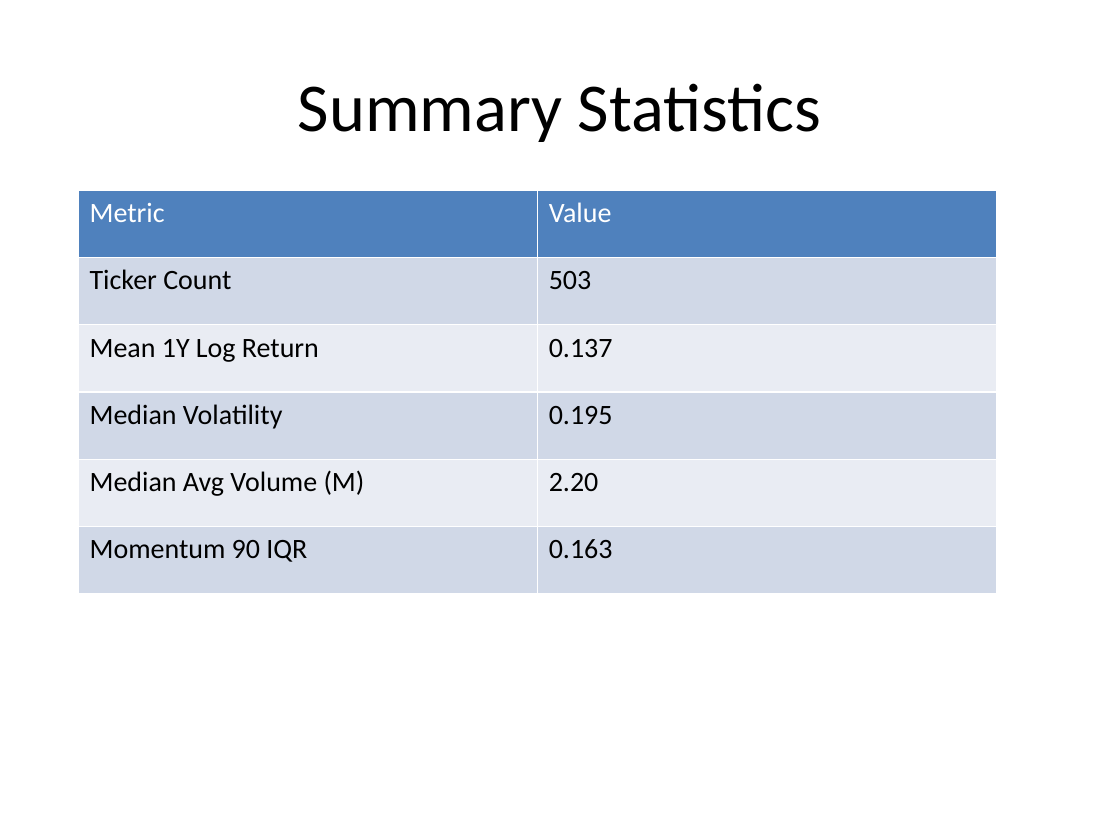
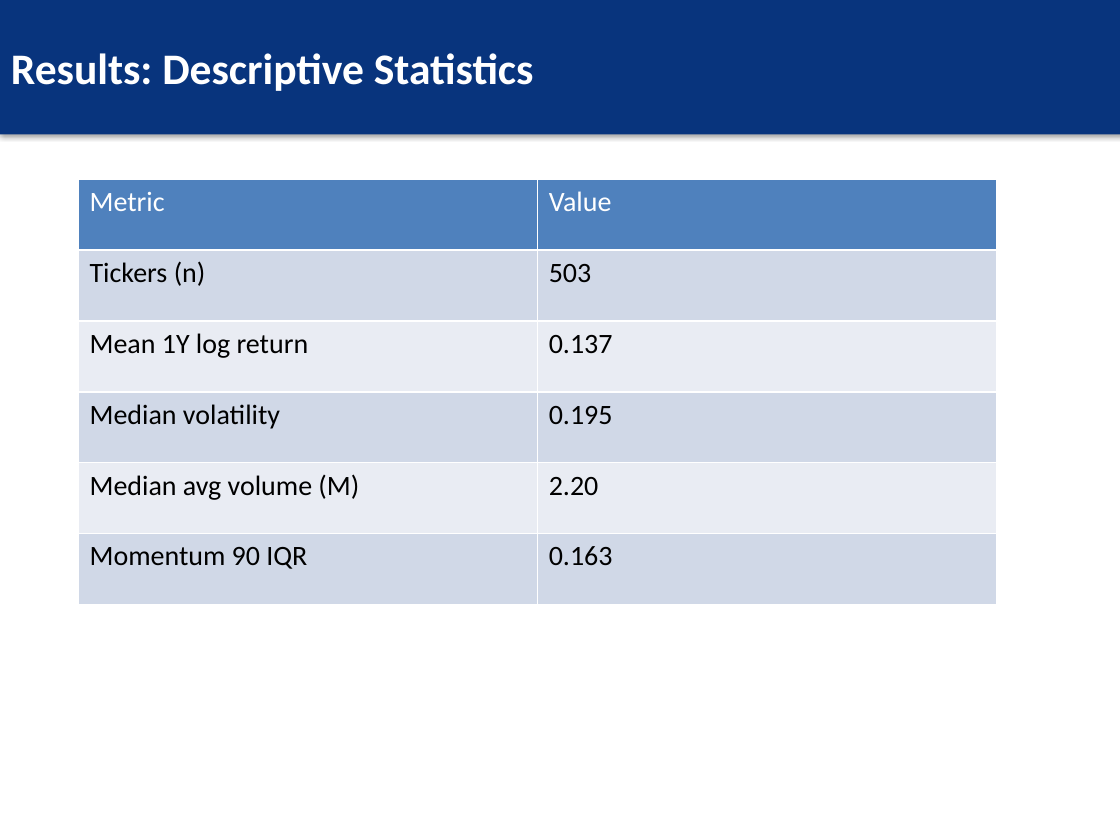
Before and after one commit to paullopes2004/RegressionCourseProject, a slide deck: slide 8 of reports/Regression_Project_Presentation.pptx. Drawn at 1120x840 pixels with LibreOffice and Linux fonts; fonts in the diff are those of the drawing. Boxes give left, top, right and bottom in pixels: in the first picture for what was removed or moved away, otherwise in the second. Text is boxed around its words. In the diff, an @@ line names an element or a change of style, - is before the commit and + after.

```diff
--- a/reports/Regression_Project_Presentation.pptx
+++ b/reports/Regression_Project_Presentation.pptx
@@ rectangle added at (x1=0, y1=0, x2=1120, y2=134), fill #08347D, 28 pt, text #FFFFFF, bold @@
+Results: Descriptive Statistics
@@ title removed at (x1=298, y1=83, x2=822, y2=142) @@
-Summary Statistics
@@ table at (x1=78, y1=179, x2=997, y2=605) @@
-row 2, column 1: Ticker Count
+row 2, column 1: Tickers (n)
-row 3, column 1: Mean 1Y Log Return
+row 3, column 1: Mean 1Y log return
-row 4, column 1: Median Volatility
+row 4, column 1: Median volatility
-row 5, column 1: Median Avg Volume (M)
+row 5, column 1: Median avg volume (M)
@@ table resized from (x1=78, y1=190, x2=997, y2=594) to (x1=78, y1=179, x2=997, y2=605) @@
```
Also in this commit, not shown: 6 other slides changed, 11 slides added, 8 slides removed.
